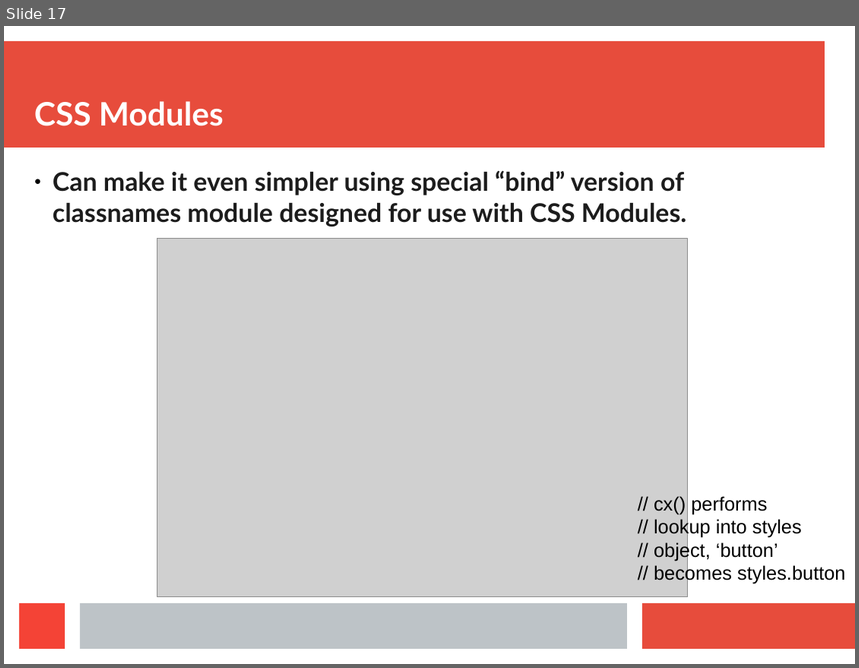
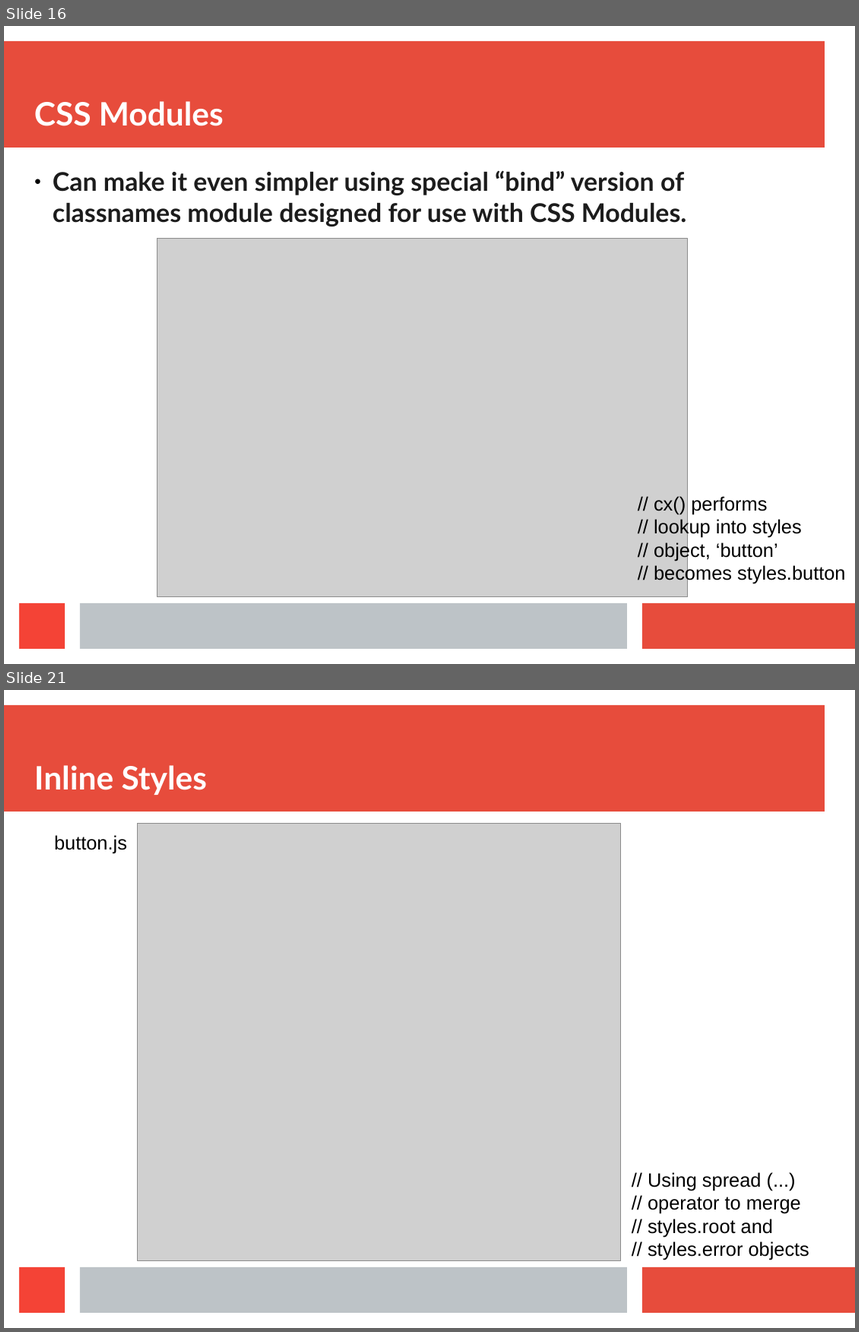
Before and after one commit to aruberto/styling-javascript-components, a slide deck: styling_react_components.odp. Shown one above the other, each under a label of ours: slide 17 before the commit, slides 16 and 21 after it; the slides between them are not shown. The pictures are 859x668 and 859x1332 pixels, drawn with LibreOffice and Linux fonts; fonts in the diff are those of the drawing; grey boxes stand for pictures. Boxes give left, top, right and bottom in pixels: in the first picture for what was removed or moved away, otherwise in the second. Text is boxed around its words. In the diff, an @@ line names an element or a change of style, - is before the commit and + after.

```diff
--- a/styling_react_components.odp
+++ b/styling_react_components.odp
@@ slide 21 added at bbox=[4, 690, 855, 1328], background #FFFFFF; not listed: 4 template elements that a slide beside it also shows @@
@@ title added at bbox=[34, 765, 207, 795], 30.1 pt, text #FFFFFF, bold @@
+Inline Styles
@@ picture added at bbox=[138, 824, 621, 1262] @@
@@ text added at bbox=[54, 835, 127, 853], 18 pt, text #000000 @@
+button.js
@@ text added at bbox=[648, 1173, 810, 1261], 18 pt, text #000000 @@
+// Using spread (...)
+// operator to merge
+// styles.root and
+// styles.error objects
@@ what was slide 17 is now slide 16 @@
```
Also in this commit, not shown: 2 slides changed, 4 other slides added, 2 slides removed, 1 other file.
